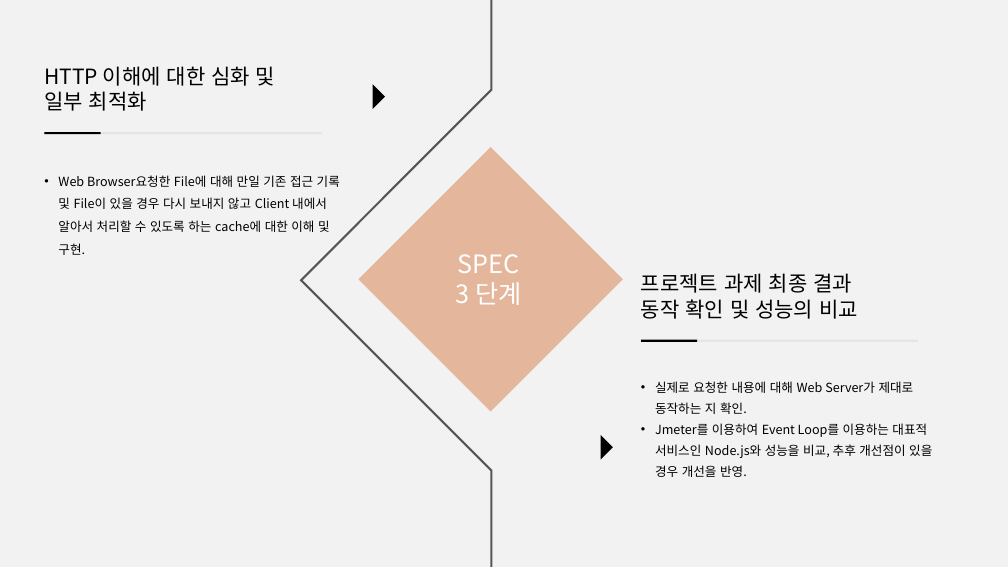
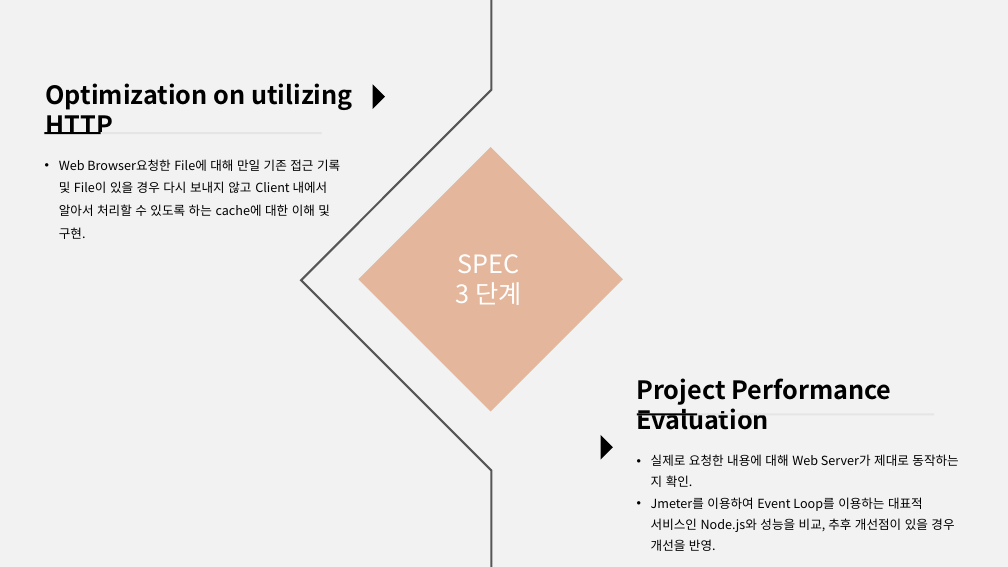
Before and after one commit to tjdans1114/PITT, a slide deck: slide 13 of Documents/창의적통합설계0921발표.pptx (slide 10 before the commit). Drawn at 1008x567 pixels with LibreOffice and Linux fonts; fonts in the diff are those of the drawing. Boxes give left, top, right and bottom in pixels: in the first picture for what was removed or moved away, otherwise in the second. Text is boxed around its words. In the diff, an @@ line names an element or a change of style, - is before the commit and + after.

```diff
--- a/Documents/창의적통합설계0921발표.pptx
+++ b/Documents/창의적통합설계0921발표.pptx
@@ text at (46, 83, 353, 134): text changed; size 20 to 24 pt; bold on @@
-HTTP 이해에 대한 심화 및
-일부 최적화
+Optimization on utilizing HTTP
@@ text "Web Browser요청한 File에 대해 만일 ...": place and size @@
-text "Web Browser요청한 File에 대해 만일 ..." at (58, 175, 340, 255)
+text "Web Browser요청한 File에 대해 만일 ..." at (59, 159, 340, 239)
@@ text at (637, 378, 891, 430): text changed; size 20 to 24 pt; bold on @@
-프로젝트 과제 최종 결과
-동작 확인 및 성능의 비교
+Project Performance Evaluation
@@ line moved from (640, 341) - (918, 341) to (636, 414) - (935, 414) @@
@@ line moved from (641, 341) - (697, 341) to (637, 414) - (697, 414) @@
@@ text "실제로 요청한 내용에 대해 Web ..." rewrapped from (655, 381, 932, 477) to (651, 454, 958, 551) @@
```
Also in this commit, not shown: 10 other slides changed, 3 slides added, 6 other files.
